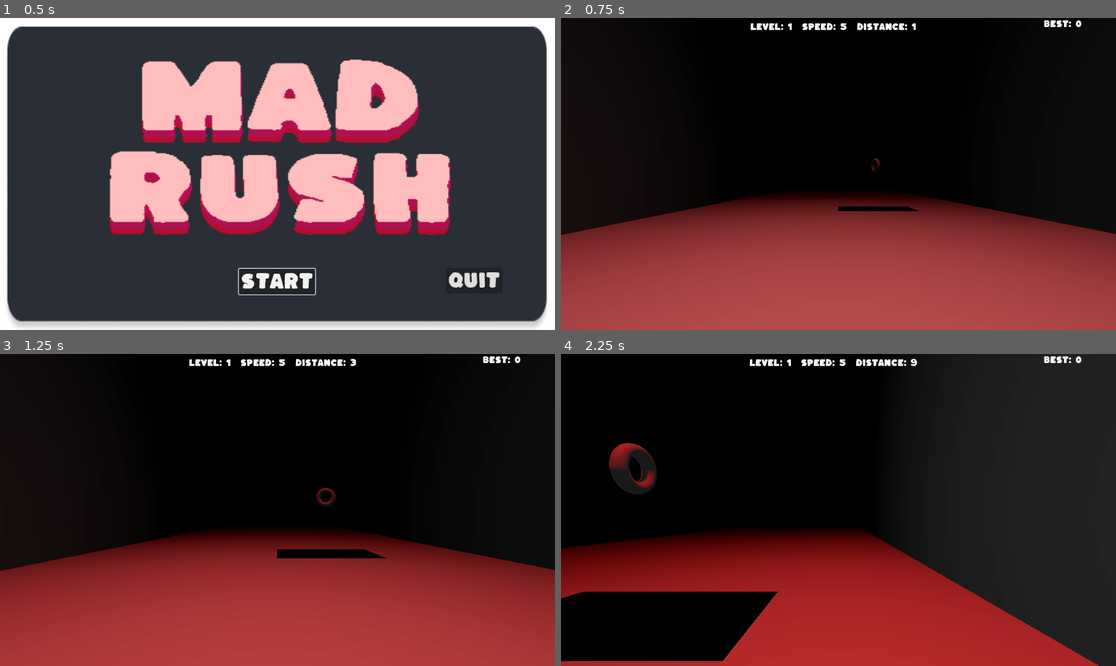
Above: before the commit, frames 1-4 (two rows, left to right).
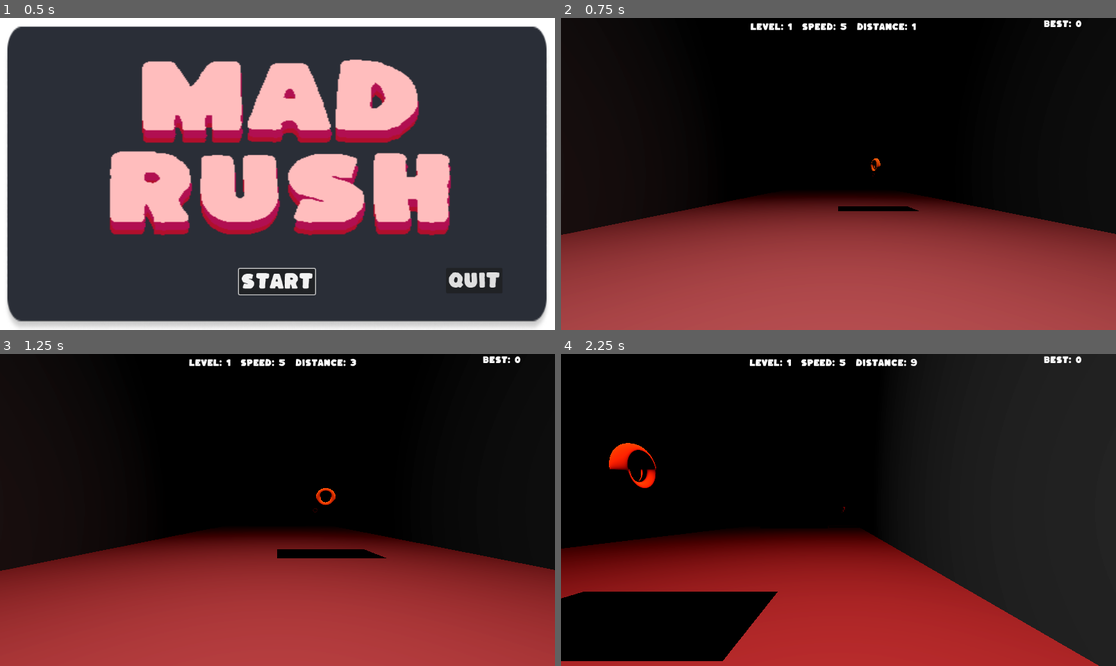
Above: after the commit, the same moments.

Repository: finalsabbath/3d-runner
Game: Godot game, scene res://scenes/main_menu.tscn
The game is run twice, just before and just after one commit, with the same random seed, the same clock (stepped at 60 frames per second) and the same inputs.
Inputs:
- Up to frame 1 (0.5 s): no input
- Up to frame 2 (0.75 s): click "Start" at 0.5 s
- Up to frame 3 (1.25 s): no input
- Up to frame 4 (2.25 s): hold Right (move_right) 1.28-2.03 s; tap Space (jump) at 1.52 s; hold Down (ui_down) from 2.03 s (still down)

Frame 1 is identical in both runs. In frame 2, less than 0.1% of the frame differs, in the area x 55-58%, y 44-51%; in frame 3, less than 0.1%; in frame 4, 0.7%, in the area x 8-52%, y 28-51%.

Commit message:
add shader to pickup to it stands out a bit

Diff:
--- /dev/null
+++ b/3d-runner/scenes/prefabs/pickup.gdshader
@@ -0,0 +1,46 @@
+shader_type spatial;
+
+uniform sampler2D diffuse_texture : source_color;
+uniform sampler2D reflection_map : hint_default_white;
+uniform vec4 reflection_color : source_color = vec4(1.0, 1.0, 1.0, 1.0);
+uniform float reflection_strength = 0.5;
+uniform float specular_strength : hint_range(0.0, 1.0) = 0.0;
+uniform float metallic_strength : hint_range(0.0, 1.0) = 0.0;
+uniform float roughness_value : hint_range(0.0, 1.0) = 1.0;
+
+// UV variables for controlling reflection map movement and scale
+uniform vec2 reflection_offset = vec2(0.0, 0.0);
+uniform vec2 reflection_scale = vec2(1.0, 1.0);
+
+void fragment() {
+    // Sample the base diffuse texture
+    vec4 diffuse = texture(diffuse_texture, UV);
+
+    // Calculate reflection UV coordinates
+    vec3 view_normal = normalize(VIEW * NORMAL);
+    vec2 reflection_uv = vec2(
+        view_normal.x * 0.5 + 0.5,
+        view_normal.y * 0.5 + 0.5
+    );
+
+    // Apply reflection scale and offset
+    reflection_uv = reflection_uv * reflection_scale + reflection_offset;
+
+    // Sample the reflection map
+    vec4 reflection = texture(reflection_map, reflection_uv);
+
+    // Combine diffuse and reflection
+    vec3 final_color = mix(
+        diffuse.rgb,
+        diffuse.rgb + reflection.rgb * reflection_color.rgb,
+        reflection.r * reflection_strength
+    );
+
+    // Output the final color
+    ALBEDO = final_color;
+
+    // Apply the adjustable material properties
+    SPECULAR = specular_strength;
+    METALLIC = metallic_strength;
+    ROUGHNESS = roughness_value;
+}
--- a/3d-runner/scenes/prefabs/pickup.tscn
+++ b/3d-runner/scenes/prefabs/pickup.tscn
@@ -1,11 +1,24 @@
-[gd_scene load_steps=4 format=3 uid="uid://bnppik6bxdhhe"]
+[gd_scene load_steps=6 format=3 uid="uid://bnppik6bxdhhe"]
 
 [ext_resource type="Script" uid="uid://cyvorwt85hs0m" path="res://scripts/scene/pickup.gd" id="1_vxnv5"]
+[ext_resource type="Shader" uid="uid://ba6pn6rx28bt0" path="res://scenes/prefabs/pickup.gdshader" id="2_j0uto"]
 
 [sub_resource type="SphereShape3D" id="SphereShape3D_vxnv5"]
 radius = 0.45
 
+[sub_resource type="ShaderMaterial" id="ShaderMaterial_2wimx"]
+render_priority = 0
+shader = ExtResource("2_j0uto")
+shader_parameter/reflection_color = Color(1, 1, 0, 1)
+shader_parameter/reflection_strength = 2.0
+shader_parameter/specular_strength = 0.0
+shader_parameter/metallic_strength = 1.0
+shader_parameter/roughness_value = 1.0
+shader_parameter/reflection_offset = Vector2(0, 0)
+shader_parameter/reflection_scale = Vector2(1, 1)
+
 [sub_resource type="TorusMesh" id="TorusMesh_vxnv5"]
+material = SubResource("ShaderMaterial_2wimx")
 inner_radius = 0.2
 outer_radius = 0.4
 
--- a/3d-runner/scripts/scene/main_menu.gd
+++ b/3d-runner/scripts/scene/main_menu.gd
@@ -12,7 +12,6 @@
 	start.grab_focus()
 
 func _on_start_pressed() -> void:
-	#GameStats.setup_game()
 	get_tree().change_scene_to_file(GameState.WORLD_SCENE)
 
 
Not shown, added: 3d-runner/scenes/prefabs/pickup.gdshader.uid
